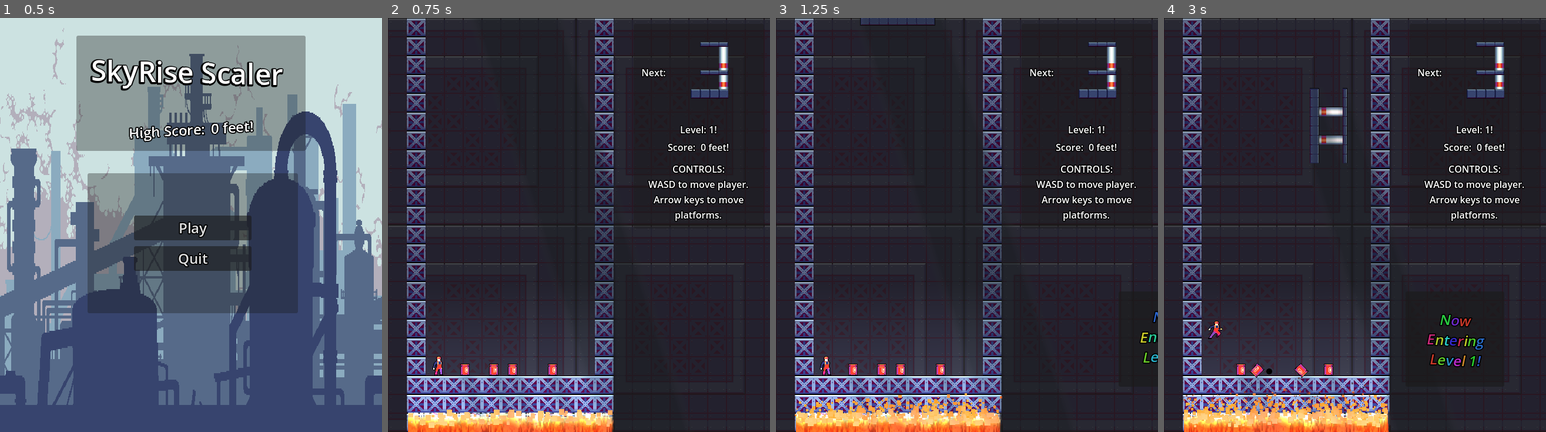
Above: before the commit, frames 1-4 (left to right).
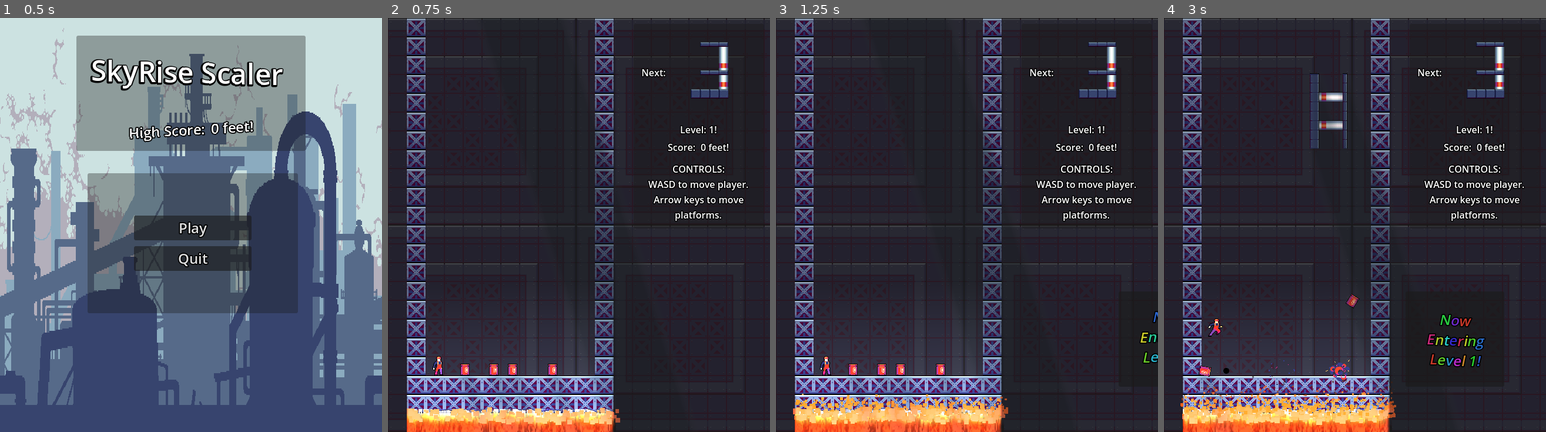
Above: after the commit, the same moments.

Repository: RexShipton/SkyRise-Scaler
Game: Godot game, scene res://scenes/main_menu.tscn
Same seed, same stepped clock (60 frames per second), same inputs: the game is played once before the commit and once after it. Sound files missing from this copy of the repository are replaced by a short silence.
Inputs (mouse positions are in pixels of both pictures, inside the frame that each line leads up to):
- Up to frame 1 (0.5 s): no input
- Up to frame 2 (0.75 s): click "Play" at 0.5 s
- Up to frame 3 (1.25 s): no input
- Up to frame 4 (3 s): move the mouse to (1439, 204) at 1.27 s; hold Down (block_fast_fall) 1.28-2.03 s; hold Right (block_right) 1.28-2.78 s; tap W (character_jump) at 1.52, 2.27 s; move the mouse to (1278, 245) at 2.02 s; tap Up (block_rotate) at 2.1 s; move the mouse to (1393, 133) at 2.77 s; hold Left (block_left) from 2.78 s (still down); hold S (character_crouch) from 2.78 s (still down)

Frame 1 is identical in both runs. In frame 2, 2.1% of the frame differs, in the area x 4-61%, y 22-100%; in frame 3, 3.0%; in frame 4, 5.3%, in the area x 4-61%, y 13-100%.
Error in both runs: Invalid operands 'float' and 'Nil' in operator '+'. (res://scenes/piece.gd:35)

Commit message:
Created cpu particles for better browser compat

Diff:
--- /dev/null
+++ b/new-game-project/cpu_fire.tscn
@@ -0,0 +1,25 @@
+[gd_scene load_steps=3 format=3 uid="uid://cwemw782e3sia"]
+
+[sub_resource type="Curve" id="Curve_trva8"]
+_data = [Vector2(0, 1), 0.0, 0.0, 0, 0, Vector2(0.977579, 0.315985), 0.0, 0.0, 0, 0]
+point_count = 2
+
+[sub_resource type="Gradient" id="Gradient_onrpt"]
+offsets = PackedFloat32Array(0.015748, 0.496063, 0.639344, 1)
+colors = PackedColorArray(1, 0.455667, 0.29, 1, 0.988235, 0.372549, 0.0941176, 1, 0.989135, 0.420551, 0.16342, 1, 0, 0, 0, 0.505882)
+
+[node name="CPUParticles2D" type="CPUParticles2D"]
+amount = 800
+emission_shape = 3
+emission_rect_extents = Vector2(180, 10)
+direction = Vector2(0, -1)
+spread = 35.0
+gravity = Vector2(0, -65)
+initial_velocity_min = 10.0
+initial_velocity_max = 10.0
+linear_accel_min = 12.0
+linear_accel_max = 43.0
+scale_amount_min = 3.0
+scale_amount_max = 10.0
+scale_amount_curve = SubResource("Curve_trva8")
+color_ramp = SubResource("Gradient_onrpt")
--- /dev/null
+++ b/new-game-project/cpu_player_die_particles.tscn
@@ -0,0 +1,21 @@
+[gd_scene load_steps=2 format=3 uid="uid://dy4m1pdd7bjwv"]
+
+[ext_resource type="Texture2D" uid="uid://cp5ojgxxvpiec" path="res://assets/Circle.png" id="1_7fk8j"]
+
+[node name="CPUPlayerDieParticles" type="CPUParticles2D"]
+emitting = false
+amount = 64
+lifetime = 4.0
+one_shot = true
+explosiveness = 1.0
+texture = ExtResource("1_7fk8j")
+direction = Vector2(0, -1)
+spread = 90.0
+gravity = Vector2(0, 500)
+initial_velocity_min = 220.0
+initial_velocity_max = 550.0
+scale_amount_min = 0.01
+scale_amount_max = 0.3
+color = Color(0.8, 0.113725, 0.113725, 1)
+hue_variation_min = -0.08
+hue_variation_max = 0.11
--- a/new-game-project/scenes/player.gd
+++ b/new-game-project/scenes/player.gd
@@ -12,7 +12,7 @@
 @onready var death_area_2d: Area2D = $DeathArea2D
 @onready var jump_sound: AudioStreamPlayer = $JumpSound
 @onready var die_sound: AudioStreamPlayer = $DieSound
-@onready var player_die_particles: GPUParticles2D = $PlayerDieParticles
+@onready var player_die_particles: CPUParticles2D = $CPUPlayerDieParticles
 
 
 @export var SPEED = 300.0
--- a/new-game-project/scenes/player.tscn
+++ b/new-game-project/scenes/player.tscn
@@ -7,7 +7,7 @@
 [ext_resource type="Texture2D" uid="uid://hyneh5uamlp5" path="res://assets/Characters/1 Worker/Run.png" id="4_npoeq"]
 [ext_resource type="AudioStream" uid="uid://b68rsu4ax6mdp" path="res://sounds/jump.wav" id="6_0r8sh"]
 [ext_resource type="AudioStream" uid="uid://ofydyqso12vq" path="res://sounds/lose.wav" id="6_1cuf2"]
-[ext_resource type="PackedScene" uid="uid://e44fe2owps7s" path="res://player_die_particles.tscn" id="6_5xh3o"]
+[ext_resource type="PackedScene" uid="uid://dy4m1pdd7bjwv" path="res://cpu_player_die_particles.tscn" id="6_holpe"]
 
 [sub_resource type="RectangleShape2D" id="RectangleShape2D_a4y10"]
 size = Vector2(14, 32)
@@ -387,7 +387,7 @@
 position = Vector2(-1, -17)
 shape = SubResource("CapsuleShape2D_frgqc")
 
-[node name="PlayerDieParticles" parent="." instance=ExtResource("6_5xh3o")]
+[node name="CPUPlayerDieParticles" parent="." instance=ExtResource("6_holpe")]
 
 [node name="JumpSound" type="AudioStreamPlayer" parent="."]
 stream = ExtResource("6_0r8sh")
--- a/new-game-project/world.tscn
+++ b/new-game-project/world.tscn
@@ -8,7 +8,7 @@
 [ext_resource type="PackedScene" uid="uid://bbluroxxhgnbx" path="res://scenes/objects/barrel.tscn" id="6_7v22v"]
 [ext_resource type="PackedScene" uid="uid://d0mlm2pdhrb1q" path="res://scenes/lava.tscn" id="7_vbyjo"]
 [ext_resource type="AudioStream" uid="uid://cylhp3ua5ksop" path="res://sounds/place.wav" id="8_56yrn"]
-[ext_resource type="PackedScene" uid="uid://p2ytc62gcafx" path="res://scenes/objects/fire_node.tscn" id="9_yisvt"]
+[ext_resource type="PackedScene" uid="uid://cwemw782e3sia" path="res://cpu_fire.tscn" id="9_nbjg6"]
 
 [sub_resource type="RectangleShape2D" id="RectangleShape2D_xq13f"]
 size = Vector2(32, 640)
@@ -46,7 +46,7 @@
 tile_set = ExtResource("2_rda4a")
 
 [node name="blockSpawner" type="Marker2D" parent="."]
-position = Vector2(207, -36)
+position = Vector2(207, -61)
 
 [node name="spawnTimer" type="Timer" parent="."]
 autostart = true
@@ -105,15 +105,15 @@
 position = Vector2(280, 595)
 
 [node name="Lava" parent="." instance=ExtResource("7_vbyjo")]
-position = Vector2(364, 714)
+position = Vector2(366, 708)
 
 [node name="Sprite2D" parent="Lava" index="0"]
-position = Vector2(-155.092, 0.000561432)
-scale = Vector2(1.125, 5.45914)
+position = Vector2(-157.094, 0.00056868)
+scale = Vector2(1.125, 5.52171)
 
 [node name="Sprite2D2" parent="Lava" index="2"]
-position = Vector2(-154, -4.52995e-06)
-scale = Vector2(0.290429, 1)
+position = Vector2(-156, -4.52995e-06)
+scale = Vector2(0.293729, 1)
 
 [node name="PiecePlacedSound" type="AudioStreamPlayer" parent="."]
 stream = ExtResource("8_56yrn")
@@ -136,29 +136,8 @@
 transparent_bg = true
 size = Vector2i(156, 156)
 
-[node name="FireNode" parent="." instance=ExtResource("9_yisvt")]
-process_mode = 3
-position = Vector2(65, 685)
-
-[node name="FireNode2" parent="." instance=ExtResource("9_yisvt")]
-process_mode = 3
-position = Vector2(121, 683)
-
-[node name="FireNode3" parent="." instance=ExtResource("9_yisvt")]
-process_mode = 3
-position = Vector2(182, 680)
-
-[node name="FireNode4" parent="." instance=ExtResource("9_yisvt")]
-process_mode = 3
-position = Vector2(245, 682)
-
-[node name="FireNode5" parent="." instance=ExtResource("9_yisvt")]
-process_mode = 3
-position = Vector2(299, 680)
-
-[node name="FireNode6" parent="." instance=ExtResource("9_yisvt")]
-process_mode = 3
-position = Vector2(349, 683)
+[node name="CPUParticles2D" parent="." instance=ExtResource("9_nbjg6")]
+position = Vector2(212, 678)
 
 [node name="PointLight2D" type="PointLight2D" parent="."]
 position = Vector2(207.906, 578.888)
